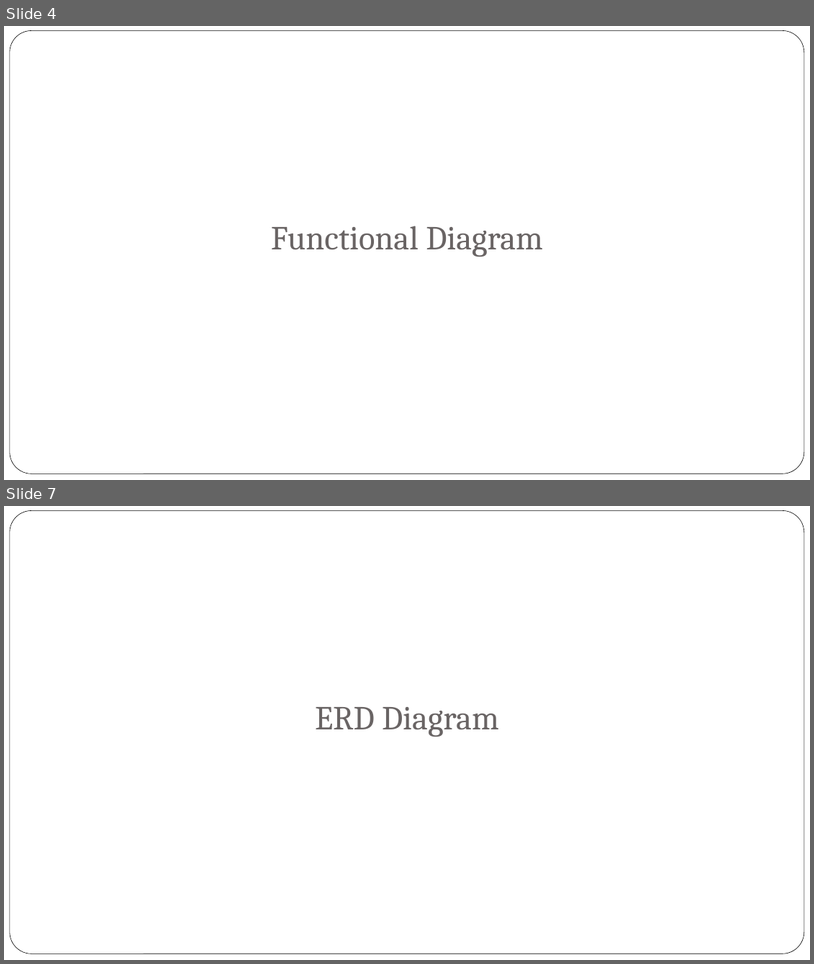
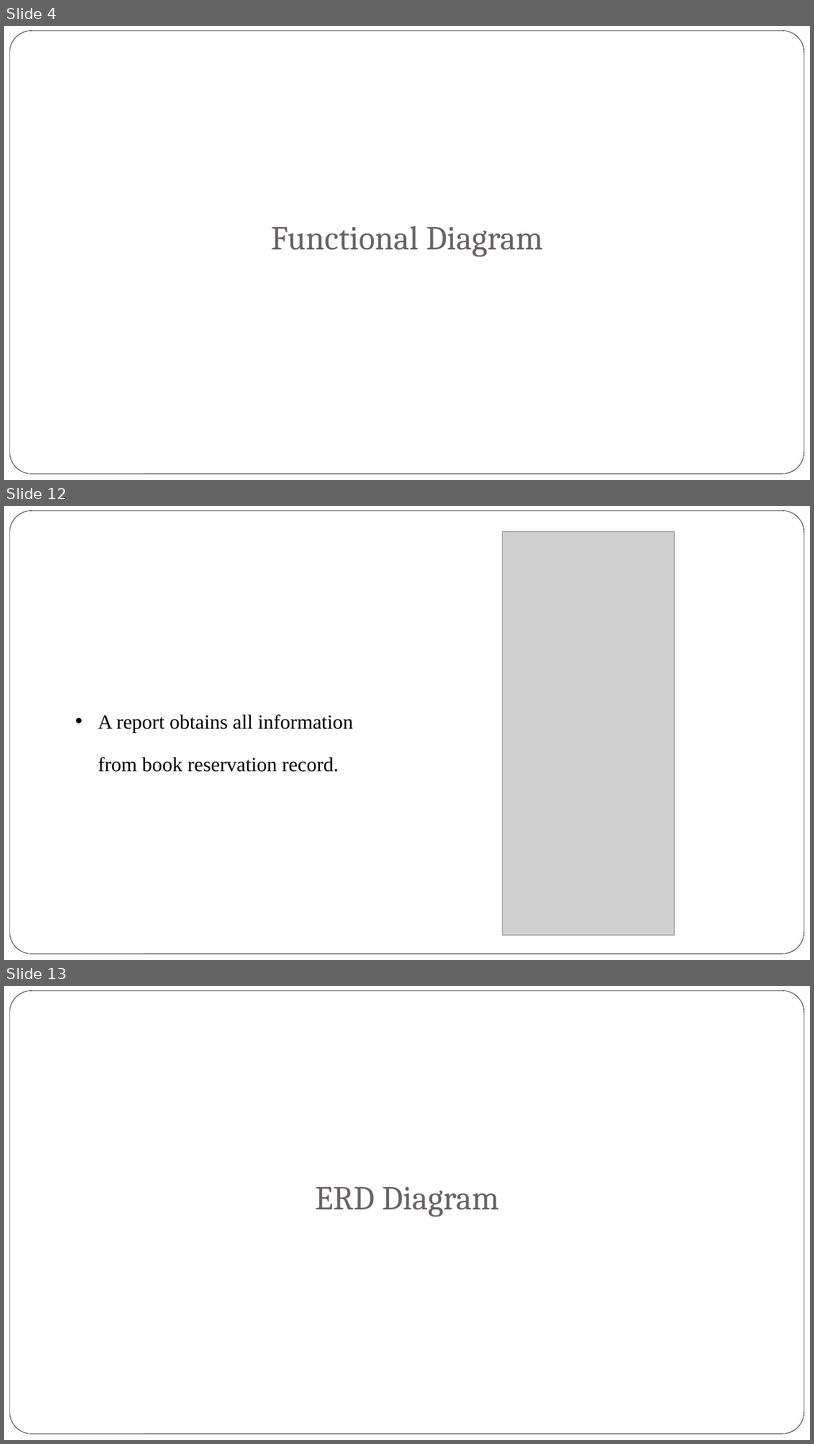
Before and after one commit to jyu1129/Database-Assignment, a slide deck: Presentation/Database Assignment.pptx. Shown one above the other, each under a label of ours: slides 4 and 7 before the commit, slides 4, 12 and 13 after it; the slides between them are not shown. The pictures are 814x964 and 814x1444 pixels, drawn with LibreOffice and Linux fonts; fonts in the diff are those of the drawing; grey boxes stand for pictures; background and template pictures are left out. Boxes give left, top, right and bottom in pixels: in the first picture for what was removed or moved away, otherwise in the second. Text is boxed around its words. In the diff, an @@ line names an element or a change of style, - is before the commit and + after.

```diff
--- a/Presentation/Database Assignment.pptx
+++ b/Presentation/Database Assignment.pptx
@@ slide 12 added at (4,506,810,960), background picture (left out); not listed: 1 template element that a slide beside it also shows @@
@@ picture added at (502,531,676,935) @@
@@ text added at (98,714,353,772), 24 pt, text #000000 @@
+• A report obtains all information from book reservation record.
@@ what was slide 7 is now slide 13 @@
```
Also in this commit, not shown: 1 slide changed, 5 other slides added.
